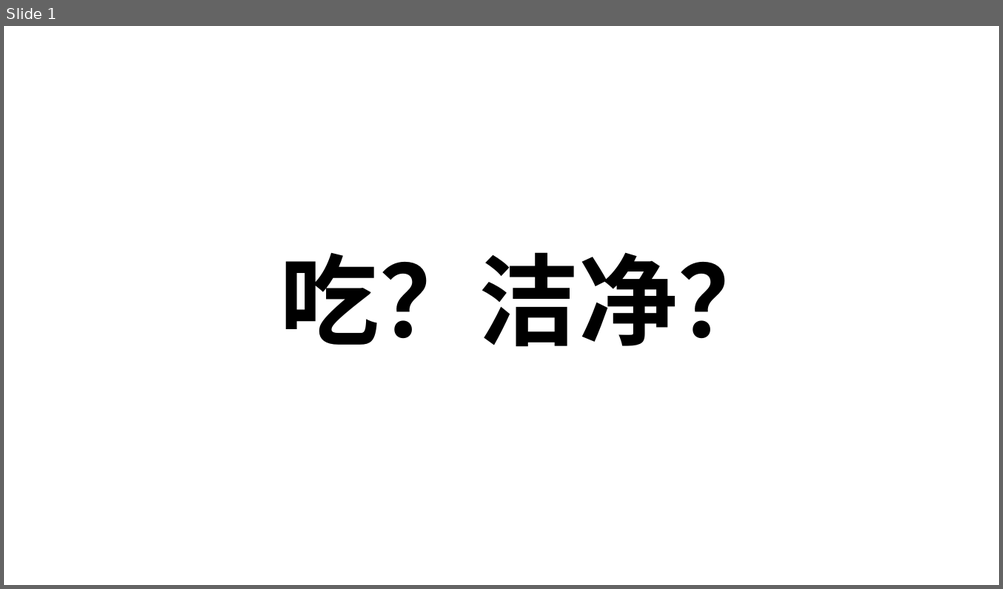
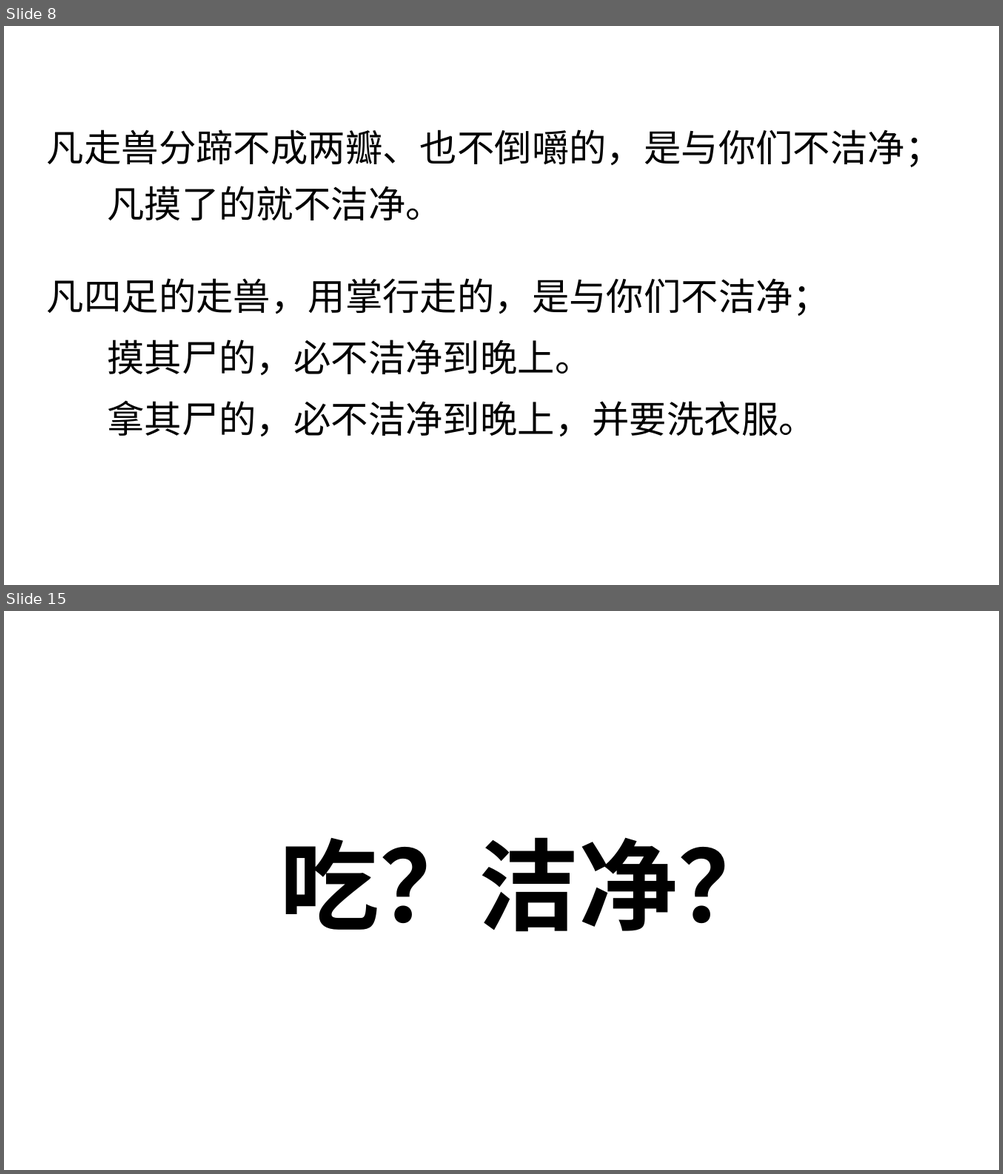
Before and after one commit to zy-hz/my-bible, a slide deck: 读经笔记/各卷圣经/03 利未记/周三.pptx. Shown one above the other, each under a label of ours: slide 1 before the commit, slides 8 and 15 after it; the slides between them are not shown. The pictures are 1003x589 and 1003x1174 pixels, drawn with LibreOffice and Linux fonts; fonts in the diff are those of the drawing. Boxes give left, top, right and bottom in pixels: in the first picture for what was removed or moved away, otherwise in the second. Text is boxed around its words. In the diff, an @@ line names an element or a change of style, - is before the commit and + after.

```diff
--- a/读经笔记/各卷圣经/03 利未记/周三.pptx
+++ b/读经笔记/各卷圣经/03 利未记/周三.pptx
@@ slide 8 added at box(4, 26, 999, 585), background #FFFFFF @@
@@ text added at box(47, 130, 942, 167), 36 pt, text #000000 @@
+凡走兽分蹄不成两瓣、也不倒嚼的，是与你们不洁净；
@@ text added at box(107, 186, 443, 221), 36 pt, text #000000 @@
+凡摸了的就不洁净。
@@ text added at box(47, 278, 830, 316), 36 pt, text #000000 @@
+凡四足的走兽，用掌行走的，是与你们不洁净；
@@ text added at box(107, 340, 592, 375), 36 pt, text #000000 @@
+摸其尸的，必不洁净到晚上。
@@ text added at box(107, 400, 816, 437), 36 pt, text #000000 @@
+拿其尸的，必不洁净到晚上，并要洗衣服。
@@ what was slide 1 is now slide 15 @@
```
Also in this commit, not shown: 13 other slides added, 16 other files.
